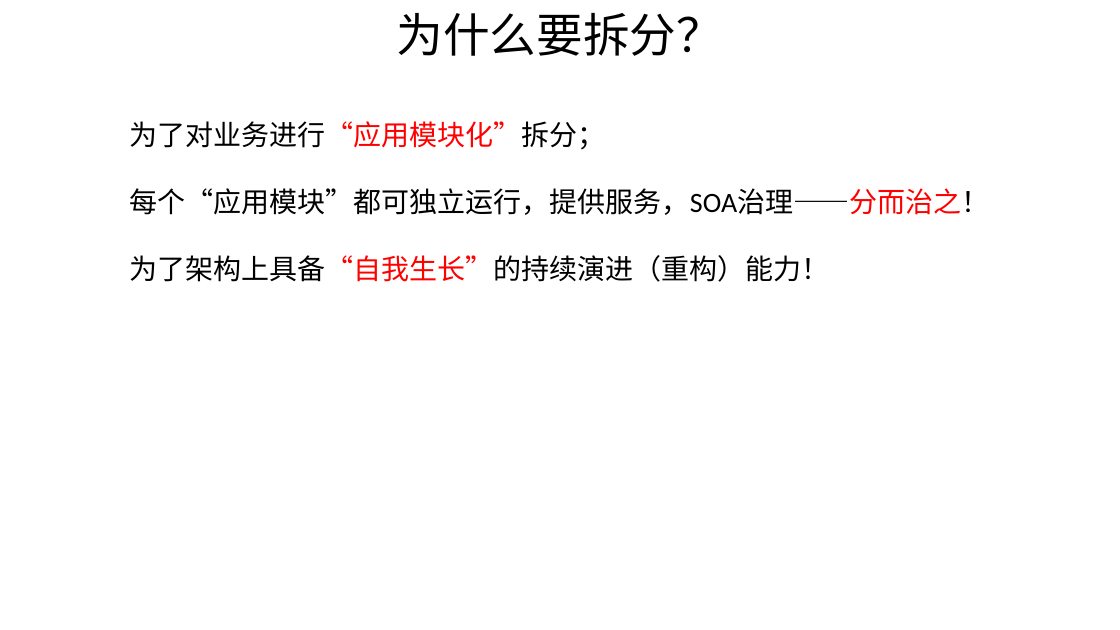
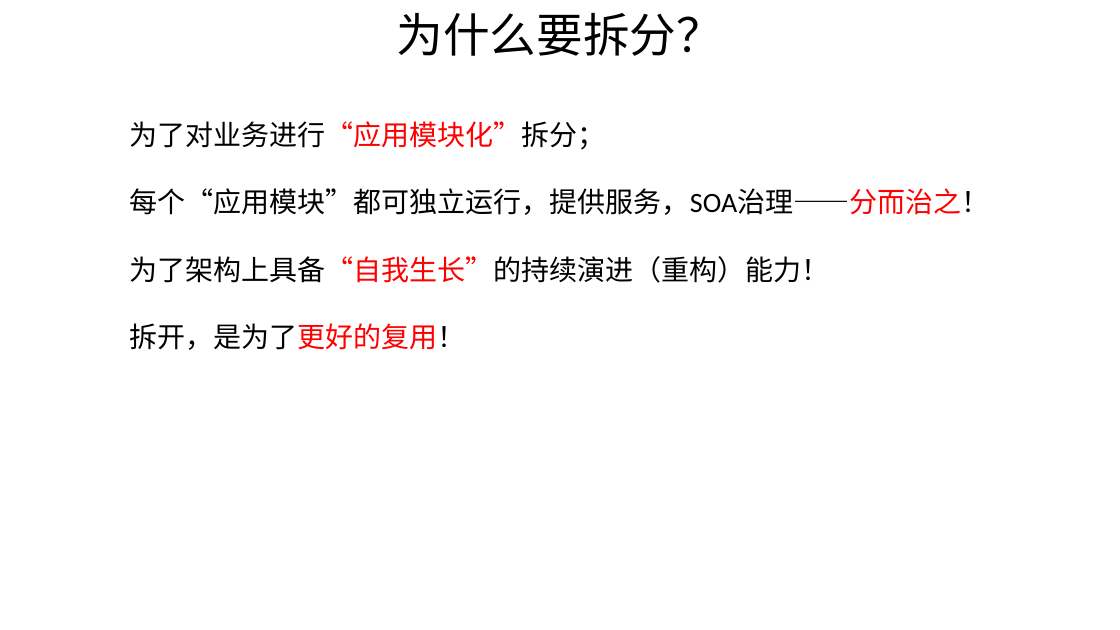
Before and after one commit to shiyunlai/tistools, a slide deck: slide 20 of readme/TIStools.pptx. Drawn at 1120x630 pixels with LibreOffice and Linux fonts; fonts in the diff are those of the drawing. Boxes give left, top, right and bottom in pixels: in the first picture for what was removed or moved away, otherwise in the second. Text is boxed around its words. In the diff, an @@ line names an element or a change of style, - is before the commit and + after.

```diff
--- a/readme/TIStools.pptx
+++ b/readme/TIStools.pptx
@@ text at bbox=[130, 323, 466, 350]: paragraph added @@
+拆开，是为了更好的复用！
```
Also in this commit, not shown: 2 slides added, 1 other file.
